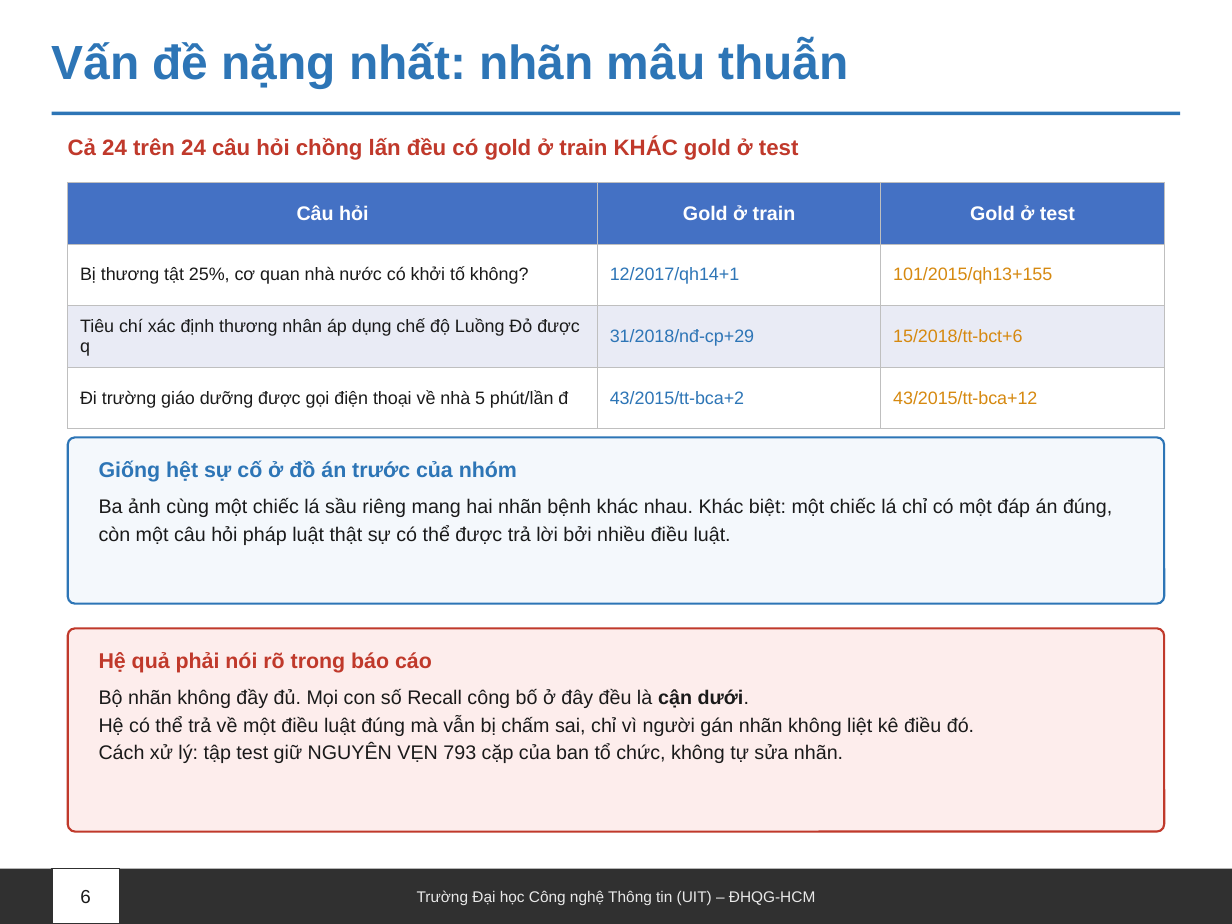
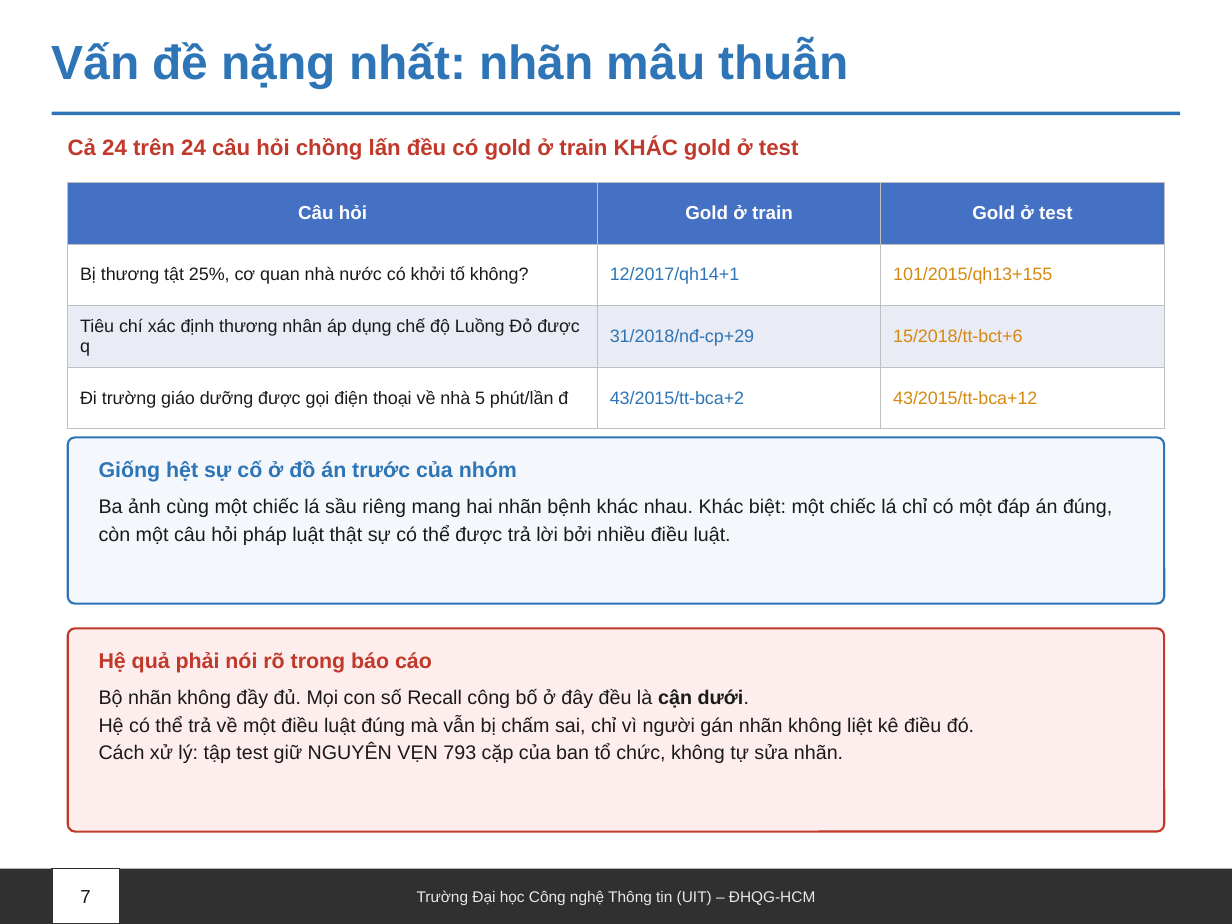
Before and after one commit to Messiac24/vietnamese-legal-retrieval-khong-dau, a slide deck: slide 7 of docs/slides/Nhom09_XLNNTN_BaoCao.pptx (slide 6 before the commit). Drawn at 1232x924 pixels with LibreOffice and Linux fonts; fonts in the diff are those of the drawing. Boxes give left, top, right and bottom in pixels: in the first picture for what was removed or moved away, otherwise in the second. Text is boxed around its words. In the diff, an @@ line names an element or a change of style, - is before the commit and + after.

```diff
--- a/docs/slides/Nhom09_XLNNTN_BaoCao.pptx
+++ b/docs/slides/Nhom09_XLNNTN_BaoCao.pptx
@@ table at (x1=68, y1=182, x2=1164, y2=412) @@
@@ size 11.5 to 11 pt in "Câu hỏi", "Gold ở train", "Gold ở test" @@
@@ text at (x1=80, y1=890, x2=90, y2=903): text changed @@
-6
+7
```
Also in this commit, not shown: 11 other slides changed, 5 slides added, 1 slide removed, 5 other files.
